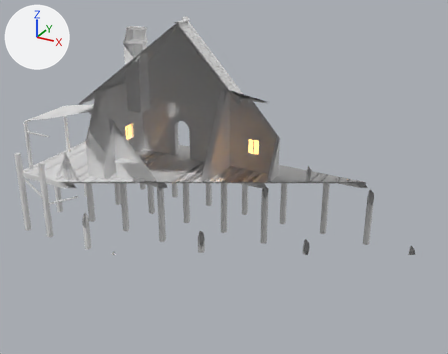
The FBX model GameClient/ArtSource/Silverbrook/FishermansWharf/SilverbrookFishermansWharf.fbx: old version first, new version second.
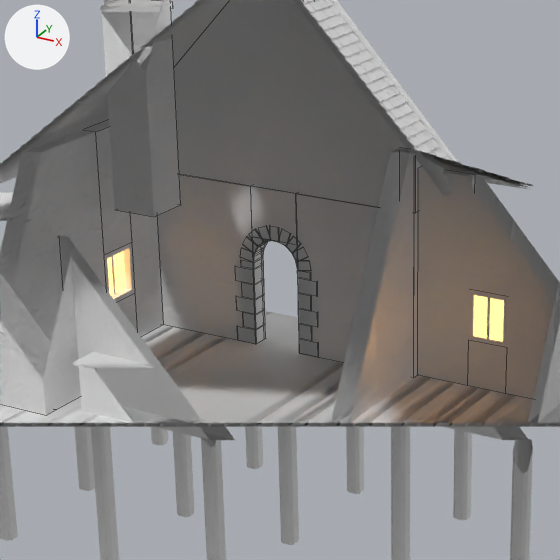
Old and new are each drawn whole from a camera (50 mm lens) standing at (14.85, -25.73, 13.35) and looking at (0.87, -0.32, 0.65) and again close up on the part from 20% to 62% of the width and 11% to 64% of the height. Every picture has the same lights, and +X, +Y and +Z are marked at upper left. The first two pictures are the older version. The close-ups show mesh edges as thin lines. Everything nearer to the camera than a plane just in front of the edit is cut away.

In view in the first close-up: 'SM_SBFishermansWharf_Boards', 'SM_SBFishermansWharf_Deck', 'SM_SBFishermansWharf_Details', 'SM_SBFishermansWharf_Masonry', 'SM_SBFishermansWharf_Roof', 'SM_SBFishermansWharf_Timber'.
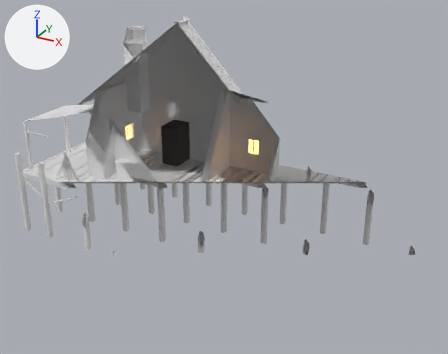
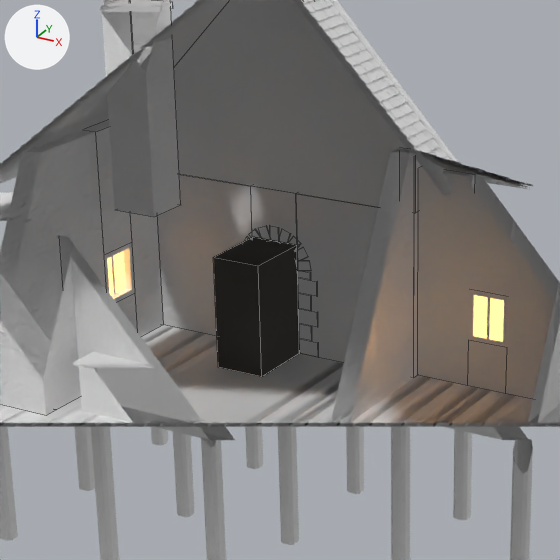
Diff of the bpy script that builds the scene:
```diff
--- a/GameClient/ArtSource/Silverbrook/FishermansWharf/SilverbrookFishermansWharf.fbx.py
+++ b/GameClient/ArtSource/Silverbrook/FishermansWharf/SilverbrookFishermansWharf.fbx.py
@@ mat_sb_entryroom @@
+mat_sb_entryroom = principled_material('SB_EntryRoom')
+mat_sb_entryroom.base_color = (0.05, 0.045, 0.04)  # dark grey #3f3c38
+mat_sb_entryroom.roughness = 0.95
@@ me_sm_sbfishermanswharf_entryrooms @@
+me_sm_sbfishermanswharf_entryrooms.from_pydata([(-2.81, 0.99, 0.0), (-3.79, 0.99, 0.0), (-3.79, 0.99, 2.2), (-2.81, 0.99, 2.2), (-2.81, 2.38, 0.0), (-2.81, 2.38, 2.2), (-3.79, 2.38, 2.2), (-3.79, 2.38, 0.0)], [], [(0, 1, 2, 3), (4, 0, 3, 5), (6, 2, 1, 7), (4, 7, 1, 0), (3, 2, 6, 5)])
+me_sm_sbfishermanswharf_entryrooms.materials.append(mat_sb_entryroom)  # dark grey #3f3c38
@@ ob_sm_sbfishermanswharf_entryrooms @@
+ob_sm_sbfishermanswharf_entryrooms = bpy.data.objects.new('SM_SBFishermansWharf_EntryRooms', me_sm_sbfishermanswharf_entryrooms)
+ob_sm_sbfishermanswharf_entryrooms.location = (0.0, 0.0, 0.0)
```

What differs and where, as boxes [x1, y1, x2, y2] in the close-ups (560 x 560 px):
'SM_SBFishermansWharf_EntryRooms', added: after [213, 237, 299, 377]
